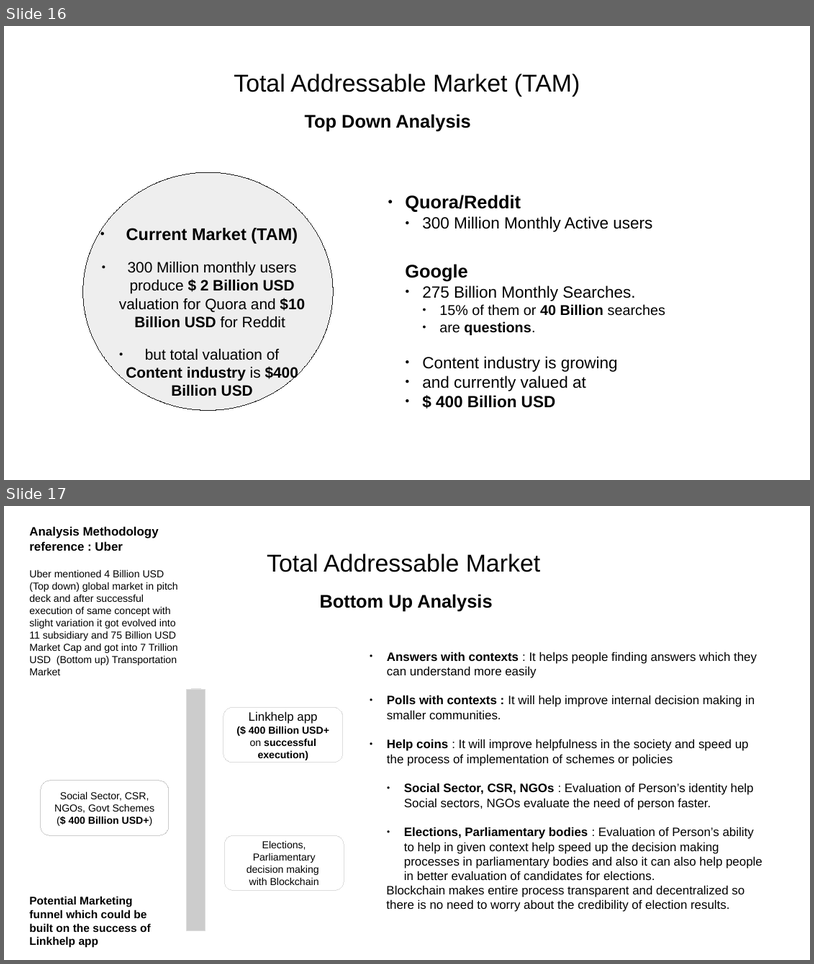
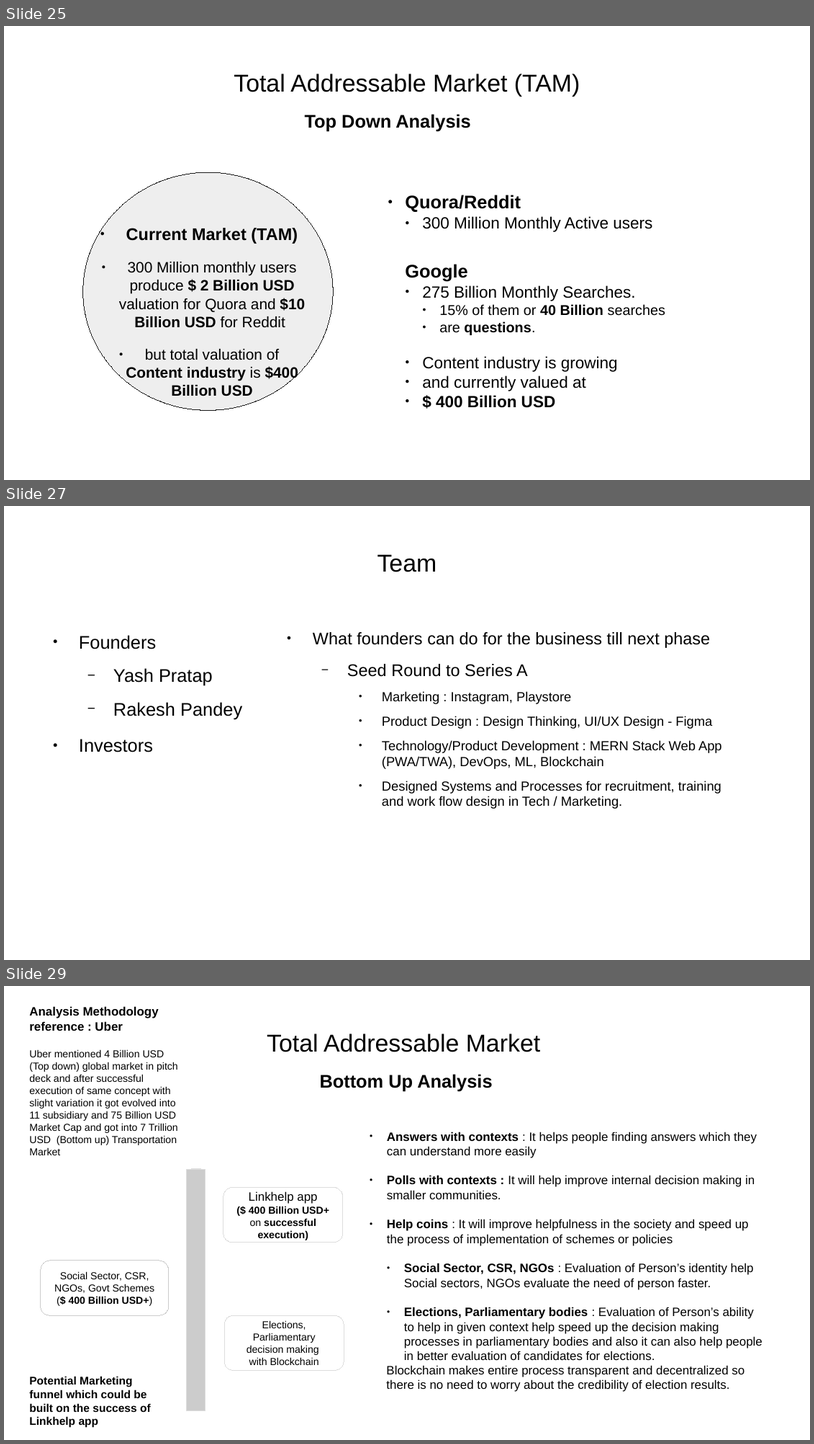
Before and after one commit to yashp241195/startupPitch, a slide deck: pitch.odp. Shown one above the other, each under a label of ours: slides 16 and 17 before the commit, slides 25, 27 and 29 after it; the slides between them are not shown. The pictures are 814x964 and 814x1444 pixels, drawn with LibreOffice and Linux fonts; fonts in the diff are those of the drawing. Boxes give left, top, right and bottom in pixels: in the first picture for what was removed or moved away, otherwise in the second. Text is boxed around its words. In the diff, an @@ line names an element or a change of style, - is before the commit and + after.

```diff
--- a/pitch.odp
+++ b/pitch.odp
@@ slide 27 added at [4, 506, 810, 960], background #FFFFFF @@
@@ title added at [378, 554, 437, 572], 24 pt, text #000000 @@
+Team
@@ text added at [79, 635, 242, 752], 18 pt, text #000000 @@
+● Founders
+  − Yash Pratap
+  − Rakesh Pandey
+● Investors
@@ text added at [313, 632, 723, 808], 12.9 pt, text #000000 @@
+● What founders can do for the business till next phase
+  − Seed Round to Series A
+    ● Marketing : Instagram, Playstore
+    ● Product Design : Design Thinking, UI/UX Design - Figma
+    ● Technology/Product Development : MERN Stack Web App (PWA/TWA), DevOps, ML, Blockchain
+    ● Designed Systems and Processes for recruitment, training and work flow design in Tech / Marketing.
@@ what was slide 16 is now slide 25 @@
@@ what was slide 17 is now slide 29 @@
```
Also in this commit, not shown: 2 slides changed, 13 other slides added, 2 slides removed.
